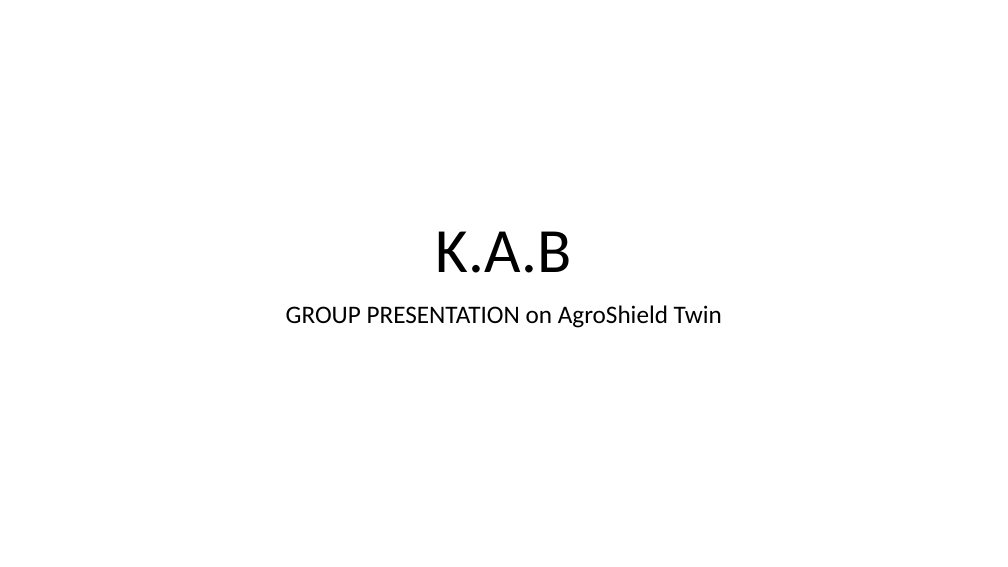
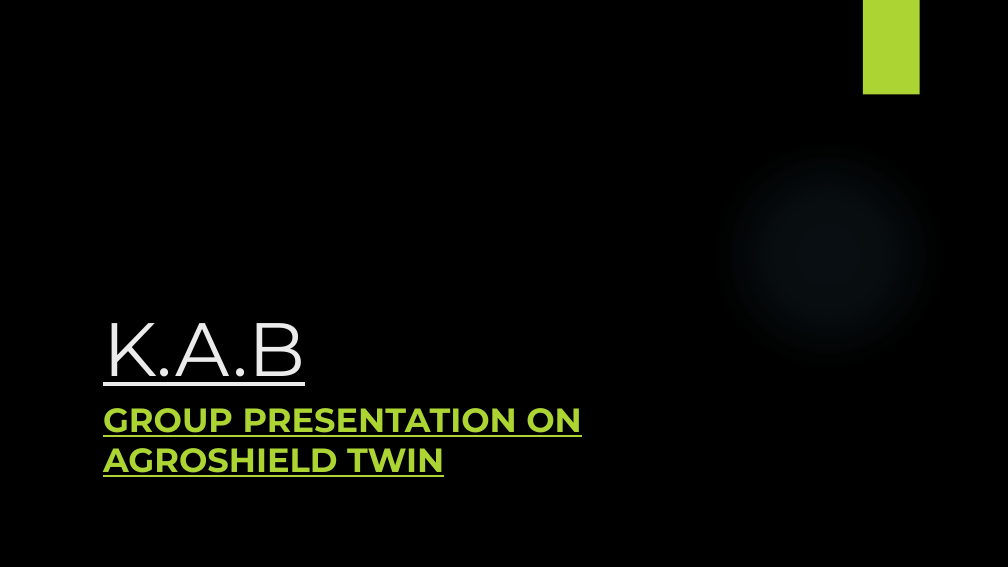
Before and after one commit to langvin-1/KAB, a slide deck: slide 1 of K.pptx. Drawn at 1008x567 pixels with LibreOffice and Linux fonts; fonts in the diff are those of the drawing; background and template pictures are left out. Boxes give left, top, right and bottom in pixels: in the first picture for what was removed or moved away, otherwise in the second. Text is boxed around its words. In the diff, an @@ line names an element or a change of style, - is before the commit and + after.

```diff
--- a/K.pptx
+++ b/K.pptx
@@ background #FFFFFF to picture (left out) @@
@@ rectangle added at box(863, 0, 920, 95), fill #ACD433 @@
@@ title "K.A.B": place and size @@
-title "K.A.B" at box(436, 231, 572, 273)
+title "K.A.B" at box(103, 323, 305, 386)
@@ title "K.A.B" at box(103, 323, 305, 386): size 60 to 72 pt, font Calibri to Montserrat, text colour #000000 to #EBEBEB, underline on; alignment centre to left; line spacing 0.9 to 1 @@
@@ ellipse added at box(712, 138, 944, 371), fill gradient #7AC4F0 @@
@@ subtitle at box(103, 408, 582, 477): text changed; size 24 to 32 pt; font Calibri to Montserrat; text colour #000000 to #ACD433; bold on @@
-GROUP PRESENTATION on AgroShield Twin
+GROUP PRESENTATION ON AGROSHIELD TWIN
```
Also in this commit, not shown: 4 slides added, 4 slides removed.
